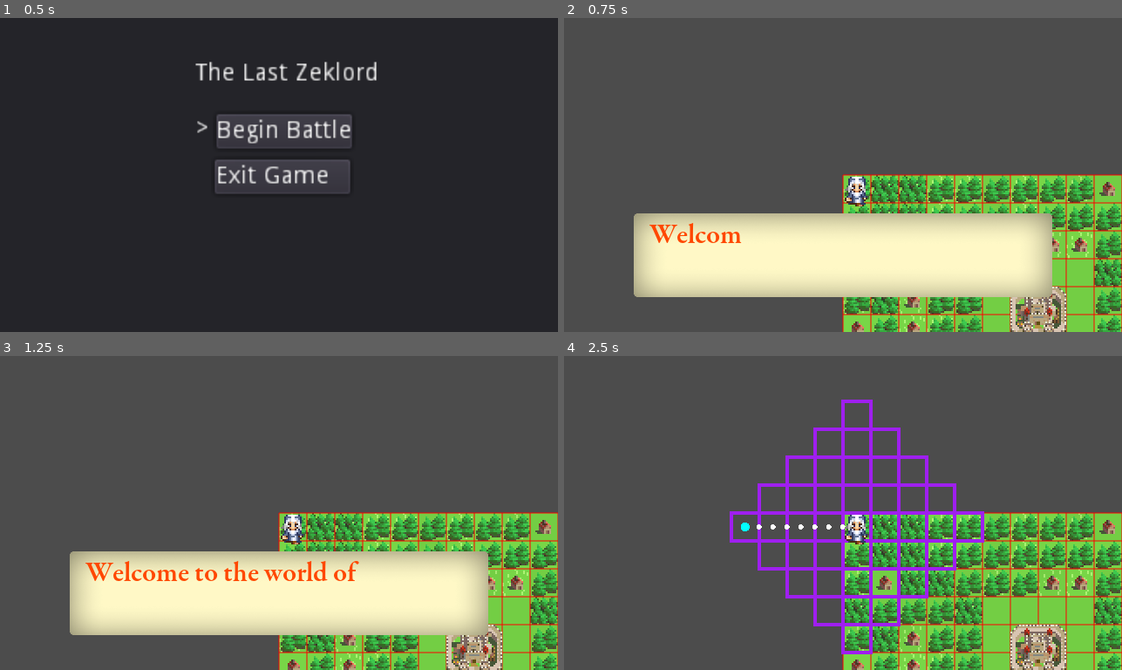
Above: before the commit, frames 1-4 (two rows, left to right).
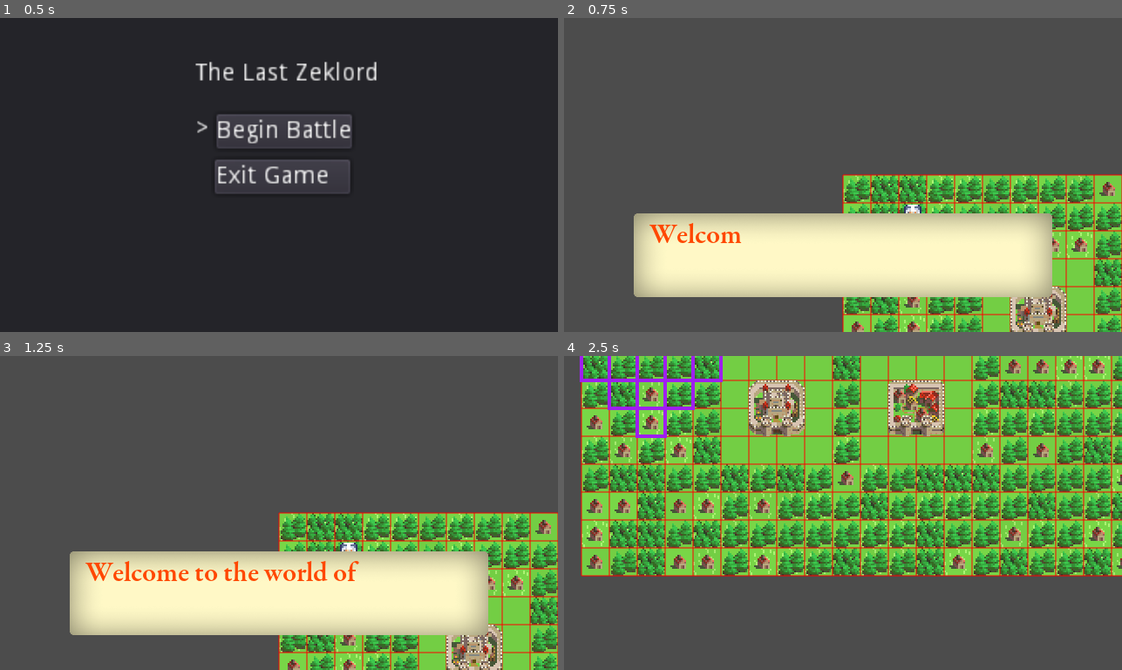
Above: after the commit, the same moments.

Repository: SaranSundar/GodotPracticeDemo
Game: Godot game, scene res://scenes/main/main.tscn
Same seed, same stepped clock (60 frames per second), same inputs: the game is played once before the commit and once after it.
Inputs (mouse positions are in pixels of both pictures, inside the frame that each line leads up to):
- Up to frame 1 (0.5 s): no input
- Up to frame 2 (0.75 s): click "Begin Battle" at 0.5 s
- Up to frame 3 (1.25 s): no input
- Up to frame 4 (2.5 s): tap Enter (ui_accept) at 1.25, 1.52, 2.27 s; move the mouse to (965, 497) at 1.27 s; hold Right (ui_right) 1.28-2.03 s; click (965, 497) at 1.42 s; move the mouse to (731, 528) at 2.02 s; hold Down (ui_down) from 2.03 s (still down)

Frame 1 is identical in both runs. In frame 2, 0.4% of the frame differs, in the area x 50-65%, y 50-63%; in frame 3, 0.4%; in frame 4, 79%, in the area x 2-100%, y 0-100%.

Commit message:
Added a freeform camera movement but its basic

Diff:
--- a/interfaces/grid_lines/grid_lines_hover.gd
+++ b/interfaces/grid_lines/grid_lines_hover.gd
@@ -147,6 +147,7 @@
 		# draw_polyline(array_to_line(cursor_path, 0).points, Color.black, 2.0)
 
 func draw_cell_hover_sprite():
+	# TODO: Replace with sword sprite
 	if cursor_hover_cell_selection:
 		var offset: Vector2 = Vector2.ONE * common.tile_size / 2
 		var dest = reflect_vector(cursor_hover_cell_selection) * common.tile_size
--- a/scenes/camera/camera_controller.gd
+++ b/scenes/camera/camera_controller.gd
@@ -4,11 +4,29 @@
 onready var curve: Curve2D  = get_parent().get_node("Path2D").curve
 onready var follow: PathFollow2D = get_parent().get_node("Path2D/PathFollow2D")
 
+var allow_free_movement = false
+# Movement variables
+const ACCELERATION = 1
+const MAX_SPEED = 5
+const FRICTION = 500
+
+var velocity = Vector2.ZERO
+var input_vector = Vector2(0, 0)
+
 func _ready():
 	_set_current(true)
 
 func process_update(delta: float):
-	# TODO: This may or may not work
-	# print(player.position, follow.position)
-	position.x = follow.position.x
-	position.y = follow.position.y
+	if allow_free_movement:
+		free_movement(delta)
+	else:
+		position.x = follow.position.x
+		position.y = follow.position.y
+
+
+func free_movement(delta: float):
+	input_vector.x = Input.get_action_strength("ui_right") - Input.get_action_strength("ui_left")
+	input_vector.y = Input.get_action_strength("ui_down") - Input.get_action_strength("ui_up")
+	input_vector = input_vector.normalized()
+
+	position += input_vector * MAX_SPEED
--- a/scenes/in_battle/in_battle.gd
+++ b/scenes/in_battle/in_battle.gd
@@ -4,7 +4,7 @@
 
 onready var custom_tile_map: CustomTileMap = $custom_tile_map
 onready var player: Player = $player
-onready var camera: Camera2D = $camera
+onready var camera: CameraController = $camera
 onready var grid_lines: GridLines = $GridLines
 onready var grid_lines_hover: GridLinesHover = $GridLinesHover
 
@@ -15,7 +15,9 @@
 
 func _ready():
 	set_name("InBattleScene")
+	set_player_cell(Vector2(1, 2))
 	setup_grid_lines()
+	camera.allow_free_movement = true
 
 func setup_grid_lines():
 	connect_cursor_to_grid_lines_hover()
@@ -42,6 +44,20 @@
 
 	if grid_lines_hover.cursor_path:
 		animate_movement(delta)
+
+func reflect_vector(vector: Vector2):
+	return Vector2(vector.y, vector.x)
+
+# Returns x,y
+func get_player_cell() -> Vector2:
+	var player_cell = custom_tile_map.background_map.world_to_map(player.position)
+	player_cell = reflect_vector(player_cell)
+	return player_cell
+
+# Accepts a row, col, returns an x,y
+func set_player_cell(destination: Vector2):
+	destination = reflect_vector(destination) * common.tile_size
+	player.global_position = destination
 
 func start_animation():
 	# Need to generate points on curve from current position to new position
--- a/states/in_battle_state/in_movement_phase_state.gd
+++ b/states/in_battle_state/in_movement_phase_state.gd
@@ -5,7 +5,6 @@
 
 var in_battle_scene: InBattleScene
 
-var starting_cell = Vector2(0, 0)
 var movement_range: int = 4
 var tile_map_grid: Array
 
@@ -19,7 +18,7 @@
 	in_battle_scene = state_machine.global_scene
 	# This state is called for each player controlled character
 	tile_map_grid = in_battle_scene.grid_lines.current_level
-	var bfs = grid_utils.search_for_tiles(starting_cell, movement_range)
+	var bfs = grid_utils.search_for_tiles(in_battle_scene.get_player_cell(), movement_range)
 	in_battle_scene.grid_lines_hover.bfs = bfs
 
 # Virtual function. Corresponds to the `_process()` callback.
